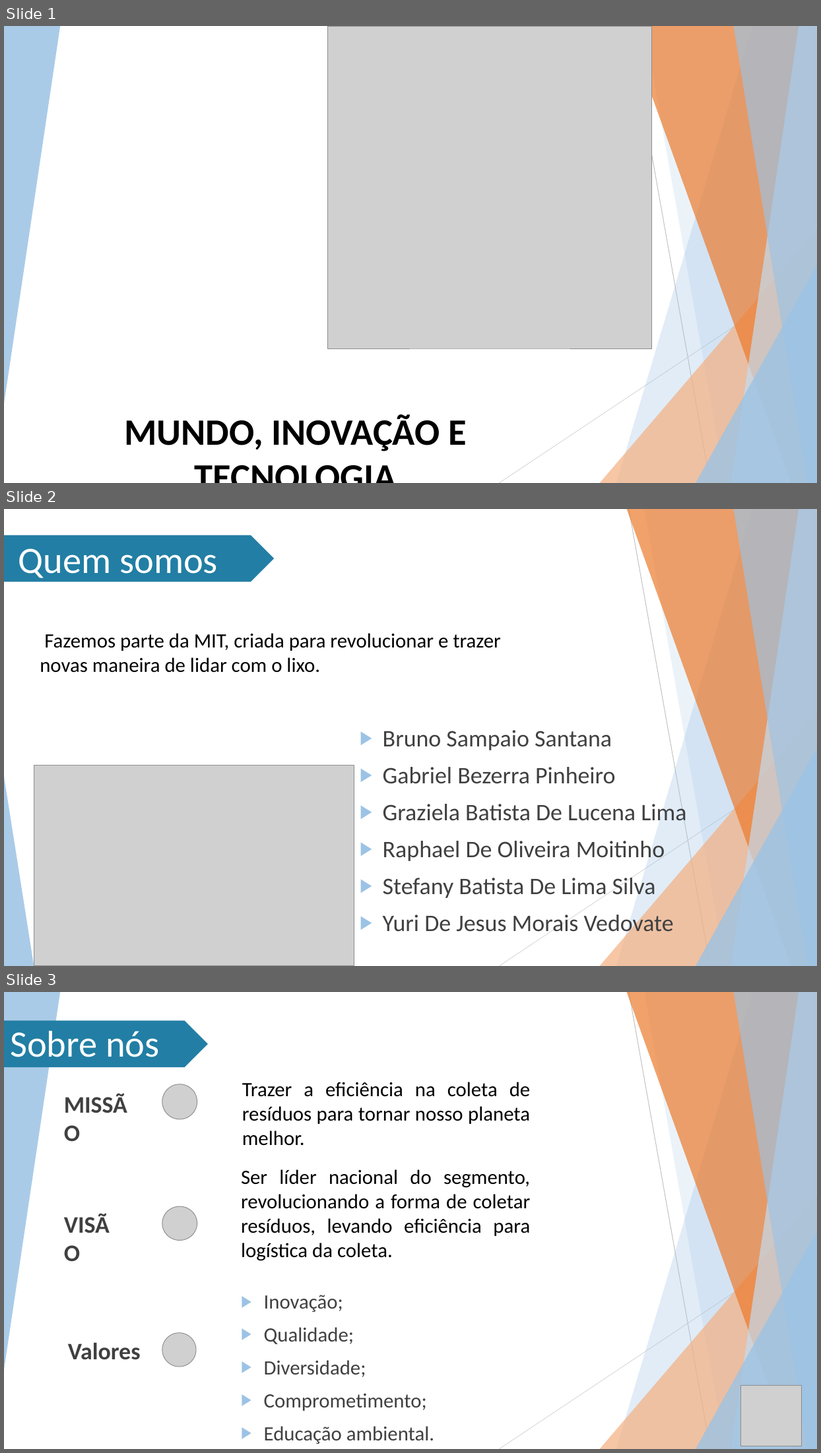
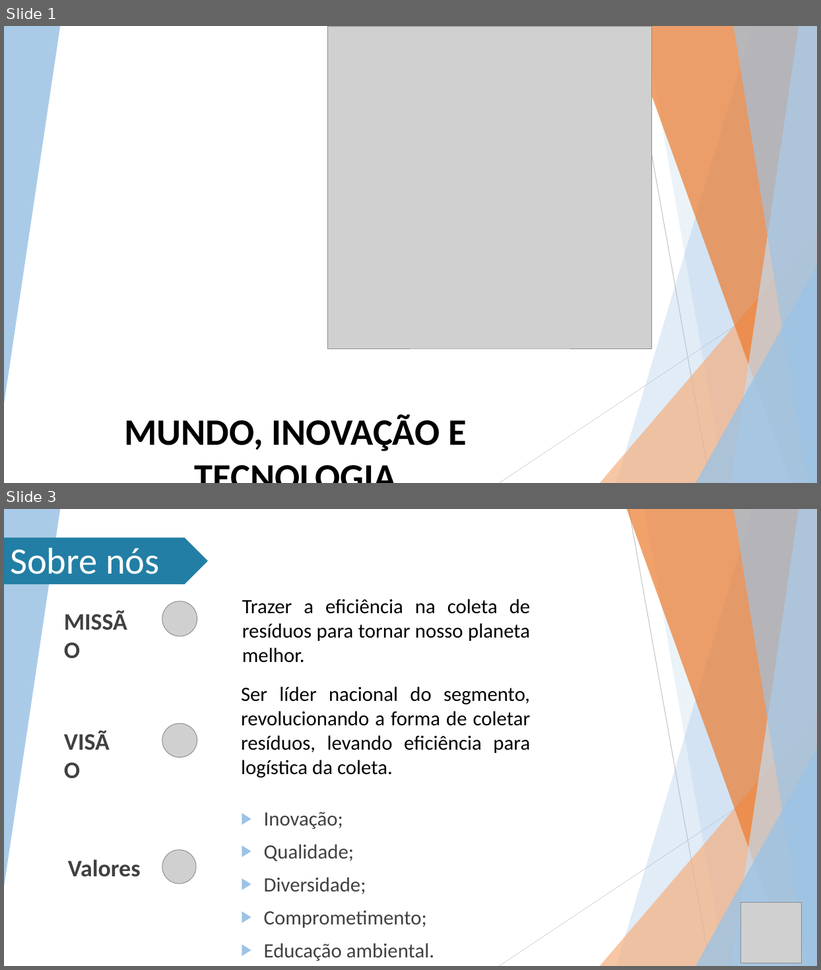
Before and after one commit to Stefany-hub/Projeto2.0, a slide deck: apresentação/MIT PPT (Projeto 2.0).pptx. Shown one above the other, each under a label of ours: slides 1, 2 and 3 before the commit, slides 1 and 3 after it; the slides between them are not shown. The pictures are 821x1453 and 821x970 pixels, drawn with LibreOffice and Linux fonts; fonts in the diff are those of the drawing; grey boxes stand for pictures; background and template pictures are left out. Boxes give left, top, right and bottom in pixels: in the first picture for what was removed or moved away, otherwise in the second. Text is boxed around its words. In the diff, an @@ line names an element or a change of style, - is before the commit and + after.

Commit message:
Alteração no slide 2 organograma

```diff
--- a/apresentação/MIT PPT (Projeto 2.0).pptx
+++ b/apresentação/MIT PPT (Projeto 2.0).pptx
@@ slide 2 removed at [4, 509, 817, 966], background #FFFFFF; not listed: 9 template elements that a slide beside it also shows @@
@@ pentagon arrow removed at [4, 535, 274, 582] @@
-Quem somos
@@ text removed at [40, 633, 501, 673] @@
-Fazemos parte da MIT, criada para revolucionar e trazer novas maneira de lidar com o lixo.
@@ text removed at [383, 730, 686, 937] @@
-▶ Bruno Sampaio Santana
-▶ Gabriel Bezerra Pinheiro
-▶ Graziela Batista De Lucena Lima
-▶ Raphael De Oliveira Moitinho
-▶ Stefany Batista De Lima Silva
-▶ Yuri De Jesus Morais Vedovate
@@ picture removed at [34, 766, 354, 966] @@
@@ triangle removed at [4, 777, 34, 966] @@
```
Also in this commit, not shown: 1 slide added.
